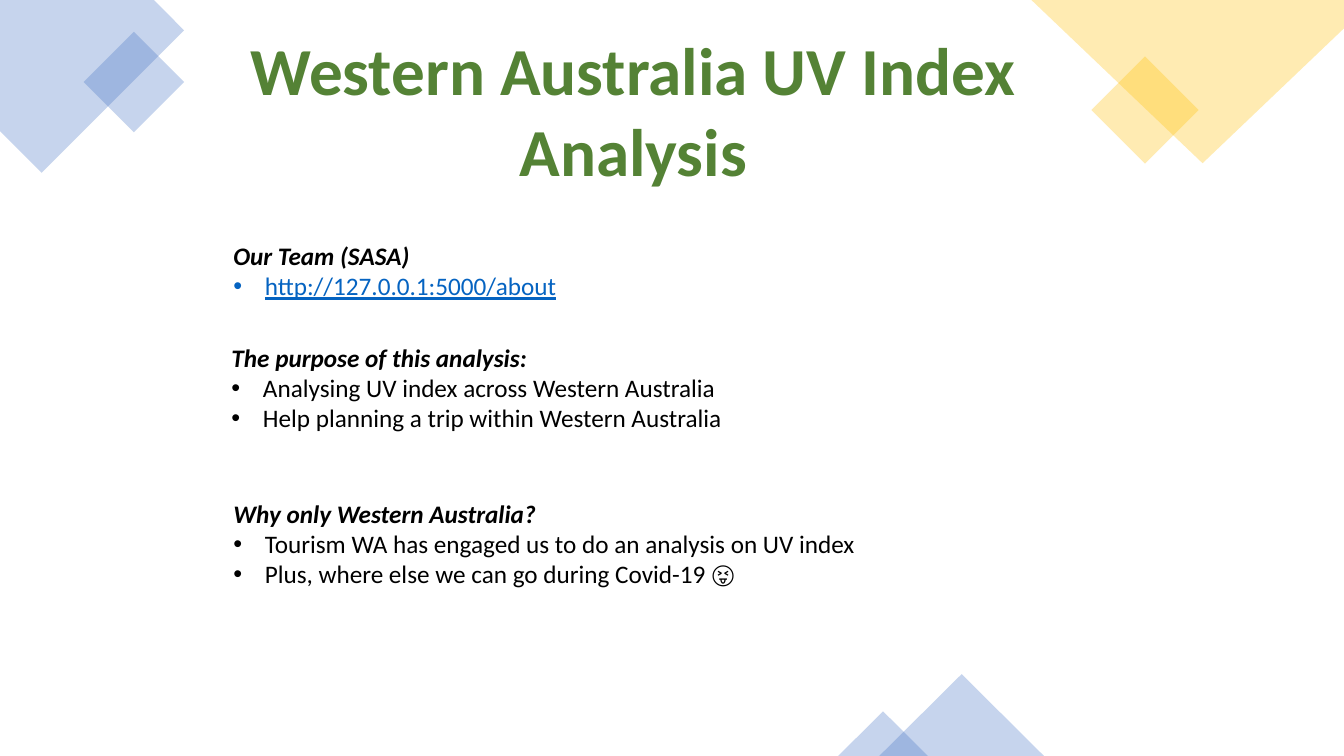
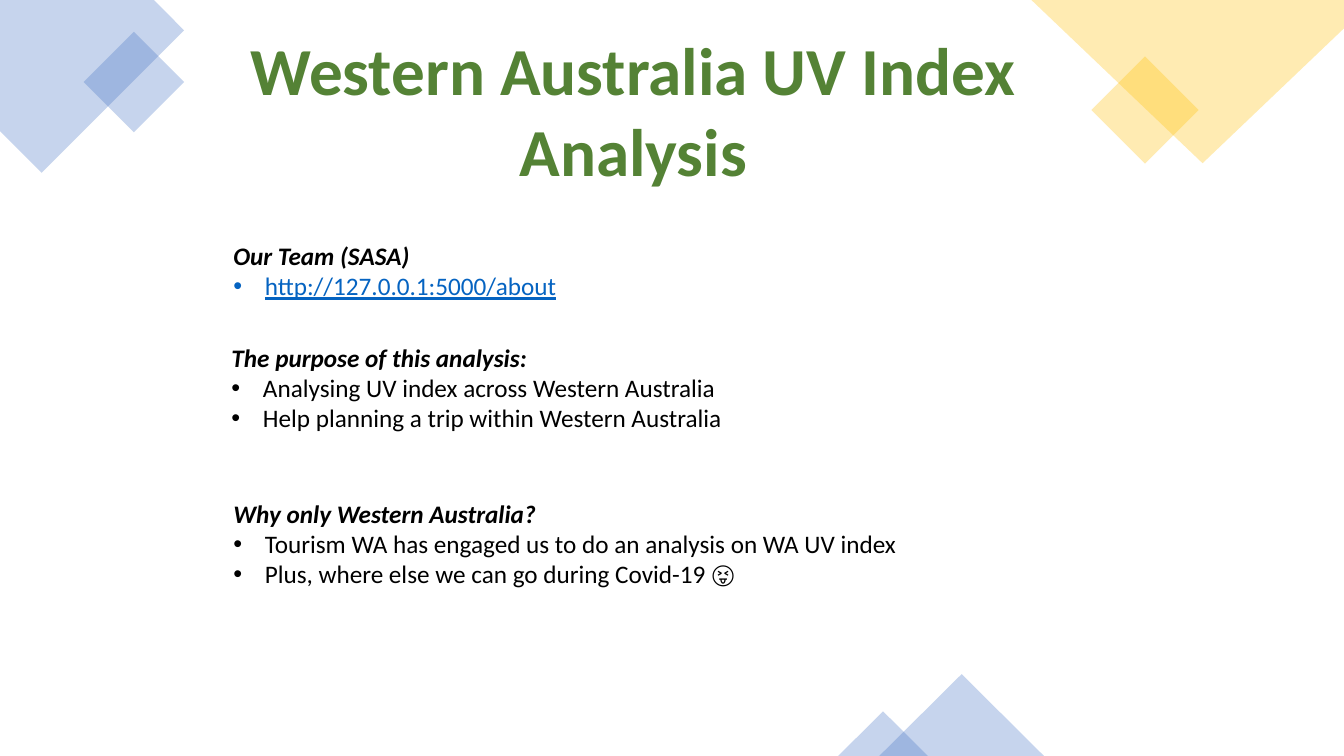
Before and after one commit to parastoorazavi/Data-Analytics-Project-2, a slide deck: slide 2 of Presentation.pptx. Drawn at 1344x756 pixels with LibreOffice and Linux fonts; fonts in the diff are those of the drawing. Boxes give left, top, right and bottom in pixels: in the first picture for what was removed or moved away, otherwise in the second. Text is boxed around its words. In the diff, an @@ line names an element or a change of style, - is before the commit and + after.

```diff
--- a/Presentation.pptx
+++ b/Presentation.pptx
@@ text at bbox=[265, 535, 896, 558]: text changed @@
-• Tourism WA has engaged us to do an analysis on UV index
+• Tourism WA has engaged us to do an analysis on WA UV index
```
Also in this commit, not shown: 1 other slide changed, 3 slides added, 1 other file.
